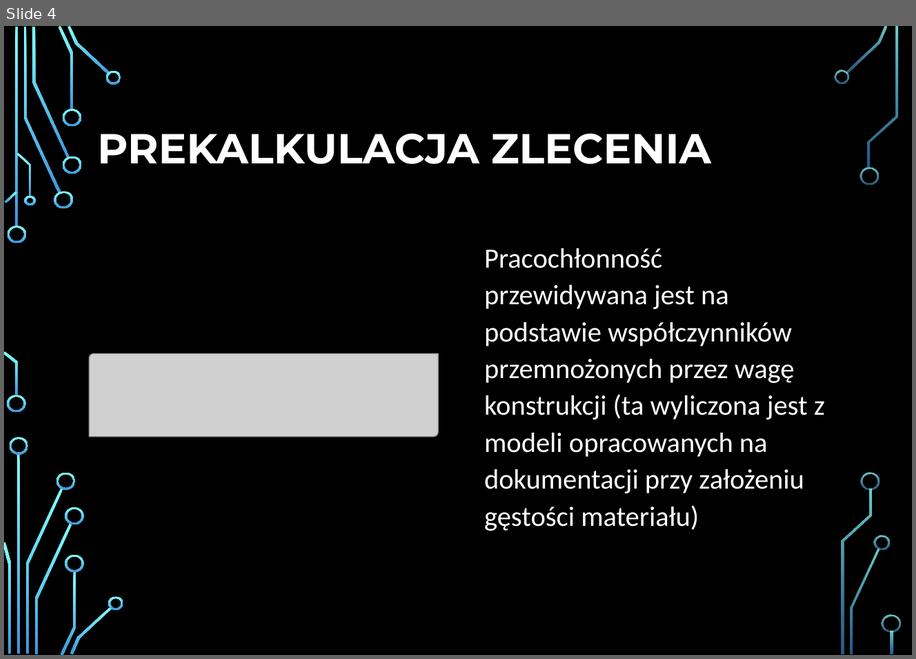
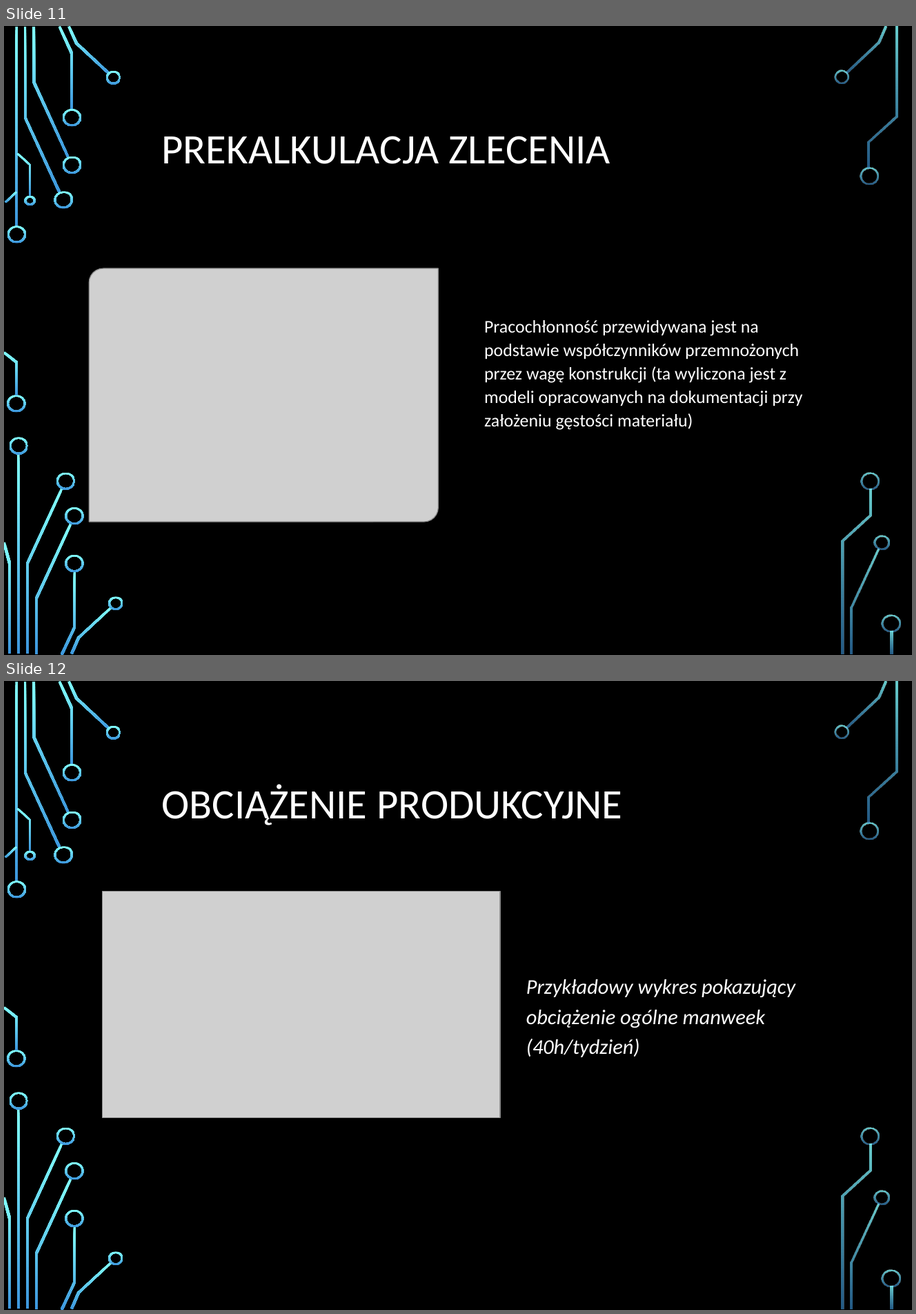
Before and after one commit to wszczawinski/DS_final_project, a slide deck: Analiza obciążenia przedsiębiorstwa produkcyjnego.pptx. Shown one above the other, each under a label of ours: slide 4 before the commit, slides 11 and 12 after it. The pictures are 916x659 and 916x1314 pixels, drawn with LibreOffice and Linux fonts; fonts in the diff are those of the drawing; grey boxes stand for pictures; background and template pictures are left out. Boxes give left, top, right and bottom in pixels: in the first picture for what was removed or moved away, otherwise in the second. Text is boxed around its words. In the diff, an @@ line names an element or a change of style, - is before the commit and + after.

```diff
--- a/Analiza obciążenia przedsiębiorstwa produkcyjnego.pptx
+++ b/Analiza obciążenia przedsiębiorstwa produkcyjnego.pptx
@@ slide 12 added at (4, 681, 912, 1310), background picture (left out); not listed: 36 template elements that a slide beside it also shows @@
@@ title added at (162, 784, 622, 825), 36 pt, text #FFFFFF @@
+OBCIĄŻENIE PRODUKCYJNE
@@ picture added at (102, 891, 500, 1118) @@
@@ text added at (526, 979, 795, 1057), 18 pt, text #FFFFFF, italic @@
+Przykładowy wykres pokazujący obciążenie ogólne manweek (40h/tydzień)
@@ what was slide 4 is now slide 11 @@
@@ slide 11 changed as well @@
@@ title "PREKALKULACJA ZLECENIA": place and size @@
-title "PREKALKULACJA ZLECENIA" at (97, 133, 711, 164)
+title "PREKALKULACJA ZLECENIA" at (162, 136, 610, 164)
@@ title "PREKALKULACJA ZLECENIA" at (162, 136, 610, 164): font Montserrat to Calibri, bold off @@
@@ picture added at (89, 268, 438, 521) @@
@@ text "Pracochłonność przewidywana jest na podstawie ...": place and size @@
-text "Pracochłonność przewidywana jest na podstawie ..." at (484, 248, 825, 530)
+text "Pracochłonność przewidywana jest na podstawie ..." at (484, 320, 802, 430)
@@ text "Pracochłonność przewidywana jest na podstawie ..." at (484, 320, 802, 430): size 24 to 15.3 pt @@
@@ picture removed at (89, 354, 438, 437) @@
```
Also in this commit, not shown: 3 other slides changed, 8 other slides added, 1 slide removed.
